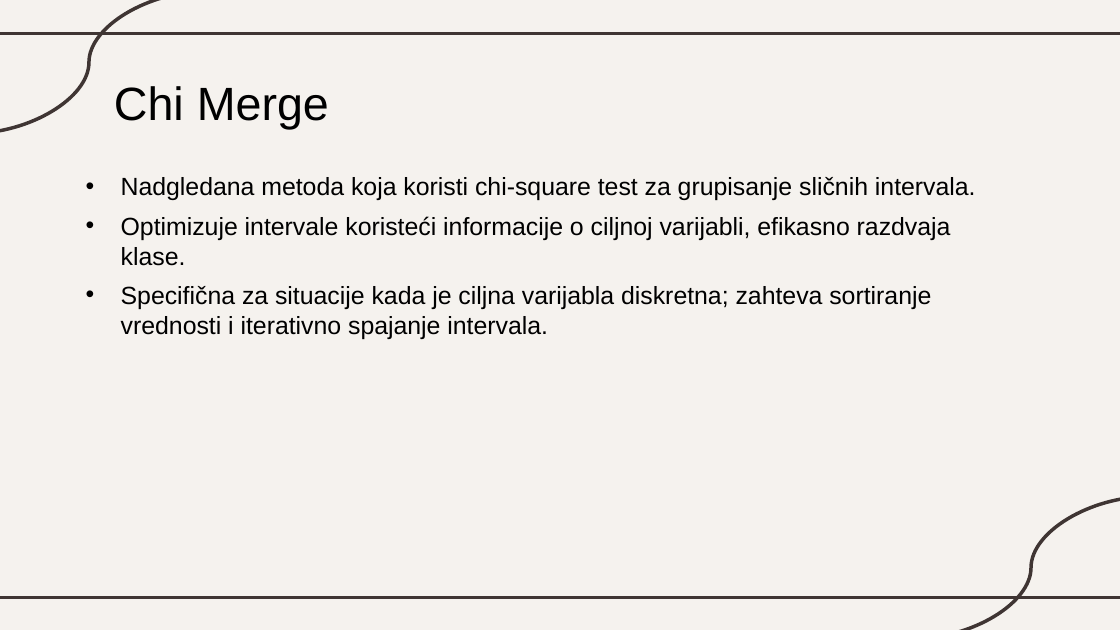
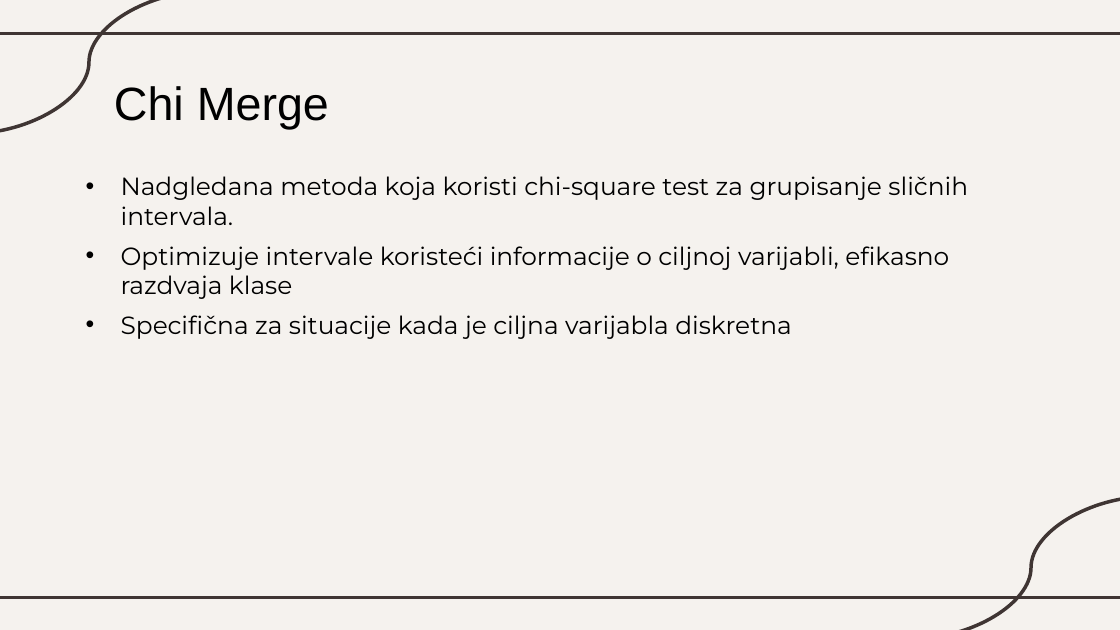
Before and after one commit to katarinaast/Data-transformation-in-machine-learning, a slide deck: slide 26 of Transformacija podataka.pptx. Drawn at 1120x630 pixels with LibreOffice and Linux fonts; fonts in the diff are those of the drawing. Boxes give left, top, right and bottom in pixels: in the first picture for what was removed or moved away, otherwise in the second. Text is boxed around its words. In the diff, an @@ line names an element or a change of style, - is before the commit and + after.

```diff
--- a/Transformacija podataka.pptx
+++ b/Transformacija podataka.pptx
@@ text at bbox=[121, 176, 968, 225]: font Arial to Montserrat in "Nadgledana metoda koja koristi chi-square test za ..." @@
@@ text at bbox=[121, 246, 949, 339]: text changed; font Arial to Montserrat @@
-• Optimizuje intervale koristeći informacije o ciljnoj varijabli, efikasno razdvaja klase.
-• Specifična za situacije kada je ciljna varijabla diskretna; zahteva sortiranje vrednosti i iterativno spajanje intervala.
+• Optimizuje intervale koristeći informacije o ciljnoj varijabli, efikasno razdvaja klase
+• Specifična za situacije kada je ciljna varijabla diskretna
```
Also in this commit, not shown: 30 other slides changed.
